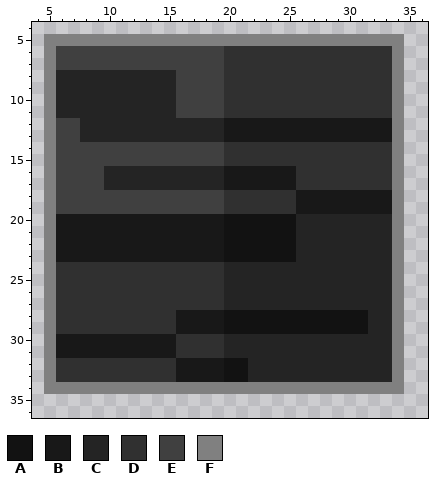
One commit to this pixel-art sprite: UnityProject/Assets/Contents/ResourceData/CustomizeParts/Parts0101.png. Above: the version before the commit.
The file is 92x92 pixels, drawn in blocks of 2x2; one block is one cell here. Colours within 5 levels of each other are drawn and written as one. Shown: x 4..36, y 4..36. The old version is drawn lined up with the new one, on the new canvas.
Palette (. is transparent): A #121212  B #181818  C #242424  D #303030  E #404040  F #808080
Pixels before, first column x 5:
 5 FFFFFFFFFFFFFFFFFFFFFFFFFFFFFF
 6 FEEEEEEEEEEEEEEDDDDDDDDDDDDDDF
 7 FEEEEEEEEEEEEEEDDDDDDDDDDDDDDF
 8 FCCCCCCCCCCEEEEDDDDDDDDDDDDDDF
 9 FCCCCCCCCCCEEEEDDDDDDDDDDDDDDF
10 FCCCCCCCCCCEEEEDDDDDDDDDDDDDDF
11 FCCCCCCCCCCEEEEDDDDDDDDDDDDDDF
12 FEECCCCCCCCCCCCBBBBBBBBBBBBBBF
13 FEECCCCCCCCCCCCBBBBBBBBBBBBBBF
14 FEEEEEEEEEEEEEEDDDDDDDDDDDDDDF
15 FEEEEEEEEEEEEEEDDDDDDDDDDDDDDF
16 FEEEECCCCCCCCCCBBBBBBDDDDDDDDF
17 FEEEECCCCCCCCCCBBBBBBDDDDDDDDF
18 FEEEEEEEEEEEEEEDDDDDDBBBBBBBBF
19 FEEEEEEEEEEEEEEDDDDDDBBBBBBBBF
20 FBBBBBBBBBBBBBBAAAAAACCCCCCCCF
21 FBBBBBBBBBBBBBBAAAAAACCCCCCCCF
22 FBBBBBBBBBBBBBBAAAAAACCCCCCCCF
23 FBBBBBBBBBBBBBBAAAAAACCCCCCCCF
24 FDDDDDDDDDDDDDDCCCCCCCCCCCCCCF
25 FDDDDDDDDDDDDDDCCCCCCCCCCCCCCF
26 FDDDDDDDDDDDDDDCCCCCCCCCCCCCCF
27 FDDDDDDDDDDDDDDCCCCCCCCCCCCCCF
28 FDDDDDDDDDDBBBBAAAAAAAAAAAACCF
29 FDDDDDDDDDDBBBBAAAAAAAAAAAACCF
30 FBBBBBBBBBBDDDDCCCCCCCCCCCCCCF
31 FBBBBBBBBBBDDDDCCCCCCCCCCCCCCF
32 FDDDDDDDDDDBBBBAACCCCCCCCCCCCF
33 FDDDDDDDDDDBBBBAACCCCCCCCCCCCF
34 FFFFFFFFFFFFFFFFFFFFFFFFFFFFFF
The result:
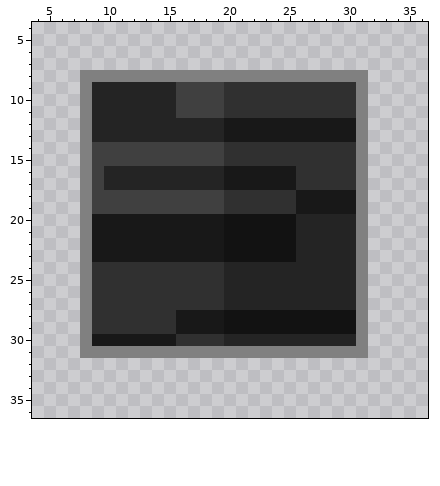
The edit:
canvas 46x46 -> 40x40, the old top-left corner now at -3,-3 (the part of the old canvas that was cut away was empty and is not shown)
Changed rows in their new state; - is an unchanged pixel.
first column x 5:
 5 ..............................
 6 ..............................
 7 ..............................
 8 ...FFFFFFFFFFFFFFFFFFFFFFFF...
 9 ...F----------------------F...
10 ...F----------------------F...
11 ...F----------------------F...
12 ...F----------------------F...
13 ...F----------------------F...
14 ...F----------------------F...
15 ...F----------------------F...
16 ...F----------------------F...
17 ...F----------------------F...
18 ...F----------------------F...
19 ...F----------------------F...
20 ...F----------------------F...
21 ...F----------------------F...
22 ...F----------------------F...
23 ...F----------------------F...
24 ...F----------------------F...
25 ...F----------------------F...
26 ...F----------------------F...
27 ...F----------------------F...
28 ...F----------------------F...
29 ...F----------------------F...
30 ...F----------------------F...
31 ...FFFFFFFFFFFFFFFFFFFFFFFF...
32 ..............................
33 ..............................
34 ..............................
Changed places in both pictures, as pixel boxes (x1, y1, x2, y2):
changed: (44, 34, 404, 394)
